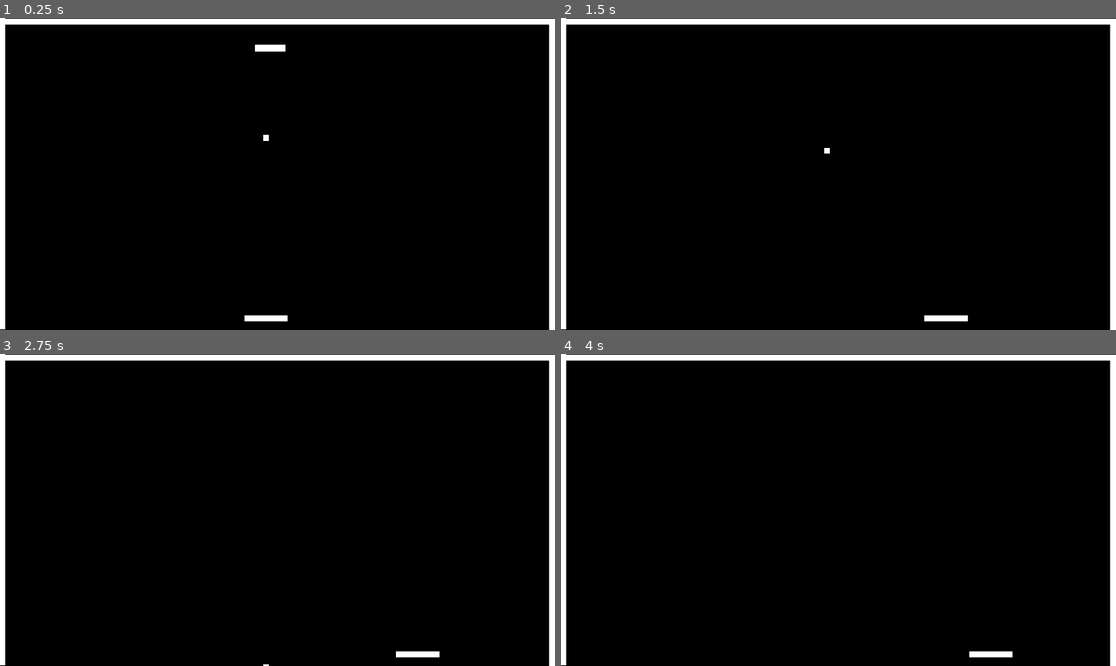
Above: before the commit, frames 1-4 (two rows, left to right).
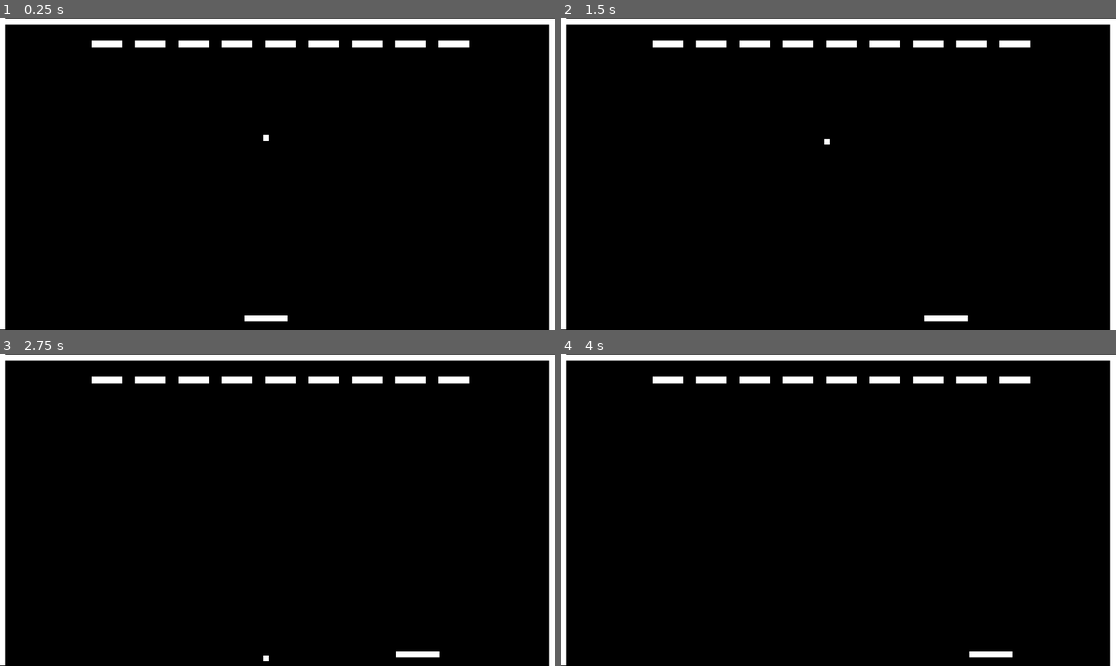
Above: after the commit, the same moments.

Repository: SecretShinobi/20-game-challenge-breakout
Game: Godot game, scene res://game.tscn
Two runs of this game, one before a commit and one after it. Both use one fixed random seed, a clock stepped at 60 frames per second and the inputs below.
Inputs:
- Up to frame 1 (0.25 s): no input
- Up to frame 2 (1.5 s): tap Enter at 0.5 s; hold D (player_move_right) 0.53-1.28 s; tap Space at 1.25 s; hold A (player_move_left) from 1.28 s (still down)
- Up to frame 3 (2.75 s): tap Enter at 2 s; release A (player_move_left) at 2.03 s; hold D (player_move_right) from 2.03 s (still down)
- Up to frame 4 (4 s): tap Space at 2.75 s; tap Enter at 3.5 s; release D (player_move_right) at 3.53 s; hold A (player_move_left) from 3.53 s (still down)

The runs differ from the first frame. In frame 1, 1.3% of the frame differs, in the area x 16-85%, y 7-11%; in frame 2, 1.3%; in frame 3, 1.2%; in frame 4, 1.2%.

Commit message:
add spawning of bricks
implemented code that spawns the bricks in the game (to be followed up by bricks responding to ball)

Diff:
--- a/Game/Brick/brick.gd
+++ b/Game/Brick/brick.gd
@@ -2,6 +2,10 @@
 extends StaticBody2D
 
 var health: int = 10
+var value: int = 1
+
+# Signals
+signal scored_point(score: int)
 
 # Called when the node enters the scene tree for the first time.
 func _ready():
@@ -16,4 +20,5 @@
 func _on_ball_damaged_entity(damage):
 	health -= damage
 	if health <= 0:
+		scored_point.emit(value)
 		queue_free()
--- /dev/null
+++ b/Game/Brick/brick_manager.gd
@@ -0,0 +1,13 @@
+class_name BrickManager
+extends Node2D
+## Class that is responsible for managing the bricks
+##
+## This class is made to automate the spawning process of the bricks in the game
+## as well managing the bricks themselves
+var brick
+
+
+func _ready():
+	var brick = Brick.new()
+	add_child(brick)
+	print("brick should be loaded")
--- /dev/null
+++ b/Game/Brick/brick_manager.tscn
@@ -0,0 +1,6 @@
+[gd_scene load_steps=2 format=3 uid="uid://dsg7otxpe8163"]
+
+[ext_resource type="Script" path="res://Game/Brick/brick_manager.gd" id="1_prnvx"]
+
+[node name="Brickmanager" type="Node2D"]
+script = ExtResource("1_prnvx")
--- /dev/null
+++ b/Game/Brick/brickmanager.tscn
@@ -0,0 +1,3 @@
+[gd_scene format=3 uid="uid://bn78f6j6wytkw"]
+
+[node name="Brickmanager" type="Node2D"]
--- a/Game/barrier.tscn
+++ b/Game/barrier.tscn
@@ -1,9 +1,12 @@
-[gd_scene load_steps=2 format=3 uid="uid://bvnwcf8swnk2u"]
+[gd_scene load_steps=3 format=3 uid="uid://bvnwcf8swnk2u"]
+
+[ext_resource type="Script" path="res://Game/Brick/brick.gd" id="1_uq7c1"]
 
 [sub_resource type="RectangleShape2D" id="RectangleShape2D_afttr"]
 size = Vector2(1800, 20)
 
 [node name="Barrier" type="StaticBody2D"]
+script = ExtResource("1_uq7c1")
 
 [node name="ColorRect" type="ColorRect" parent="."]
 offset_left = -900.0
--- a/Game/game.gd
+++ b/Game/game.gd
@@ -4,6 +4,16 @@
 
 # Variables
 var score: int = 0
+@onready var brick = preload("res://Game/Brick/brick.tscn")
+
+# Signals
 
 
-# Signals
+# Called when the node enters the scene tree for the first time.
+func _ready():
+	var spawn_point = Vector2(-550.0, -450.0)
+	for i in range(1, 10):
+		var brick_instance = brick.instantiate()
+		add_child(brick_instance)
+		brick_instance.set_position(spawn_point)
+		spawn_point.x += 150
--- a/game.tscn
+++ b/game.tscn
@@ -1,13 +1,14 @@
 [gd_scene load_steps=6 format=3 uid="uid://bqk0p8n50tqwi"]
 
 [ext_resource type="PackedScene" uid="uid://bvnwcf8swnk2u" path="res://Game/barrier.tscn" id="1_173ey"]
-[ext_resource type="PackedScene" uid="uid://c5f4cxde0iwve" path="res://Game/Brick/brick.tscn" id="2_kmiqm"]
+[ext_resource type="Script" path="res://Game/game.gd" id="1_q2y1q"]
 [ext_resource type="PackedScene" uid="uid://cvh7e7lowss2b" path="res://Game/Paddles/paddle.tscn" id="2_wg8dh"]
 [ext_resource type="Script" path="res://Game/Paddles/player.gd" id="3_5k4p7"]
 [ext_resource type="PackedScene" uid="uid://cfnoyoj8fxsam" path="res://Game/Ball/ball.tscn" id="5_snabk"]
 
 [node name="Game" type="Node2D"]
 position = Vector2(920, 540)
+script = ExtResource("1_q2y1q")
 
 [node name="Environment" type="Node2D" parent="."]
 
@@ -32,9 +33,6 @@
 position = Vector2(38, -527)
 scale = Vector2(1.065, 1)
 
-[node name="Brick" parent="Environment" instance=ExtResource("2_kmiqm")]
-position = Vector2(15, -436)
-
 [node name="Paddle" parent="." instance=ExtResource("2_wg8dh")]
 position = Vector2(0, 500)
 rotation = 1.5708
@@ -42,5 +40,3 @@
 script = ExtResource("3_5k4p7")
 
 [node name="Ball" parent="." instance=ExtResource("5_snabk")]
-
-[connection signal="damaged_entity" from="Ball" to="Environment/Brick" method="_on_ball_damaged_entity"]
